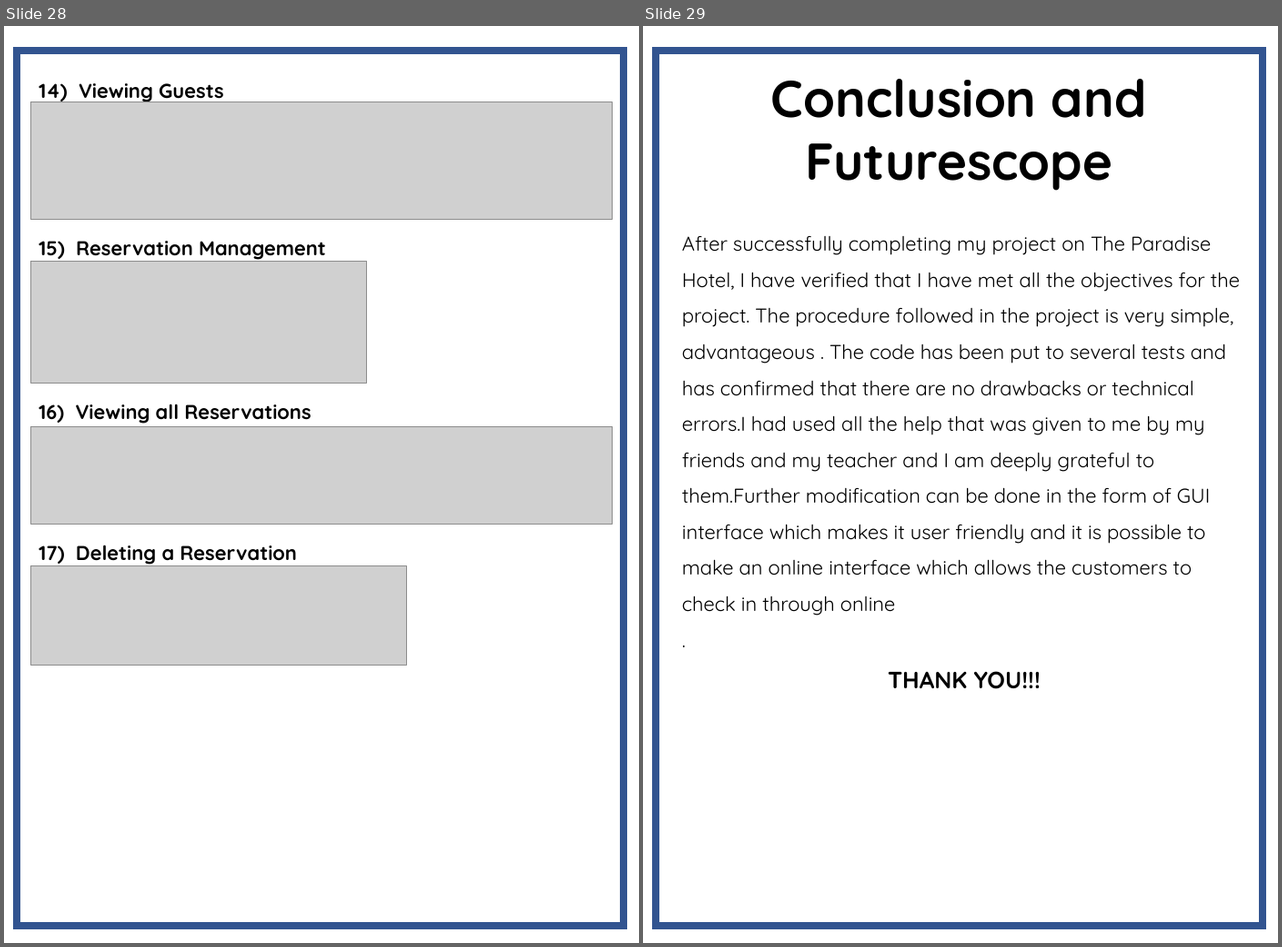
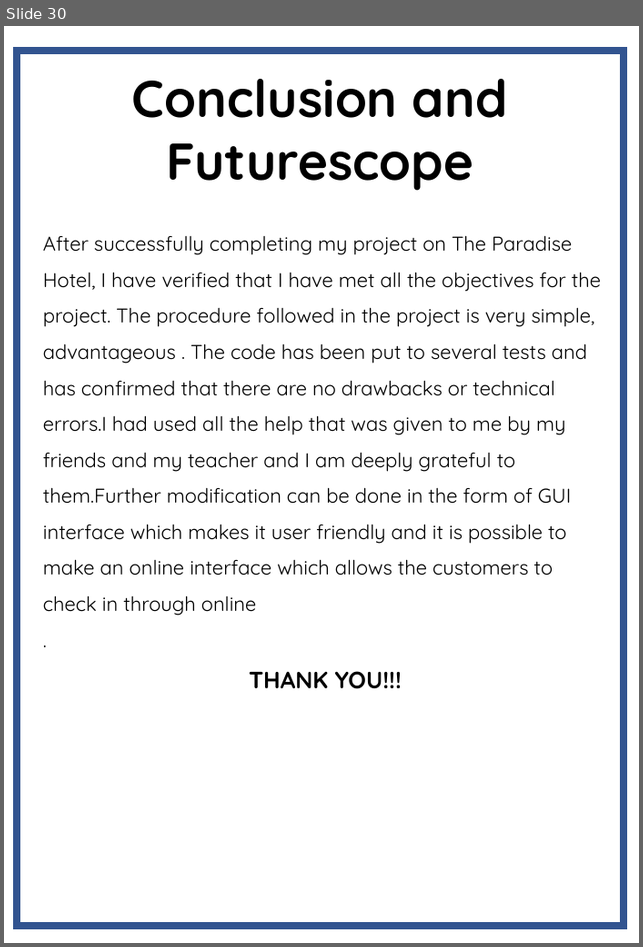
Before and after one commit to Agentgilspy/Hotel, a slide deck: Computer Project.pptx. Shown side by side, each under a label of ours: slides 28 and 29 before the commit, slide 30 after it. The pictures are 1282x947 and 643x947 pixels, drawn with LibreOffice and Linux fonts; fonts in the diff are those of the drawing; grey boxes stand for pictures. Boxes give left, top, right and bottom in pixels: in the first picture for what was removed or moved away, otherwise in the second. Text is boxed around its words. In the diff, an @@ line names an element or a change of style, - is before the commit and + after.

```diff
--- a/Computer Project.pptx
+++ b/Computer Project.pptx
@@ slide 28 removed at [4,26,639,943], background #FFFFFF @@
@@ rectangle removed at [17,51,624,925] @@
@@ picture removed at [30,102,612,219] @@
@@ text removed at [39,83,224,103] @@
-14) Viewing Guests
@@ text removed at [39,241,326,260] @@
-15) Reservation Management
@@ picture removed at [30,261,366,383] @@
@@ text removed at [39,404,311,424] @@
-16) Viewing all Reservations
@@ picture removed at [30,426,612,524] @@
@@ picture removed at [30,567,406,667] @@
@@ text removed at [39,545,297,565] @@
-17) Deleting a Reservation
@@ what was slide 29 is now slide 30 @@
```
Also in this commit, not shown: 14 slides changed, 3 slides added, 1 other slide removed.
